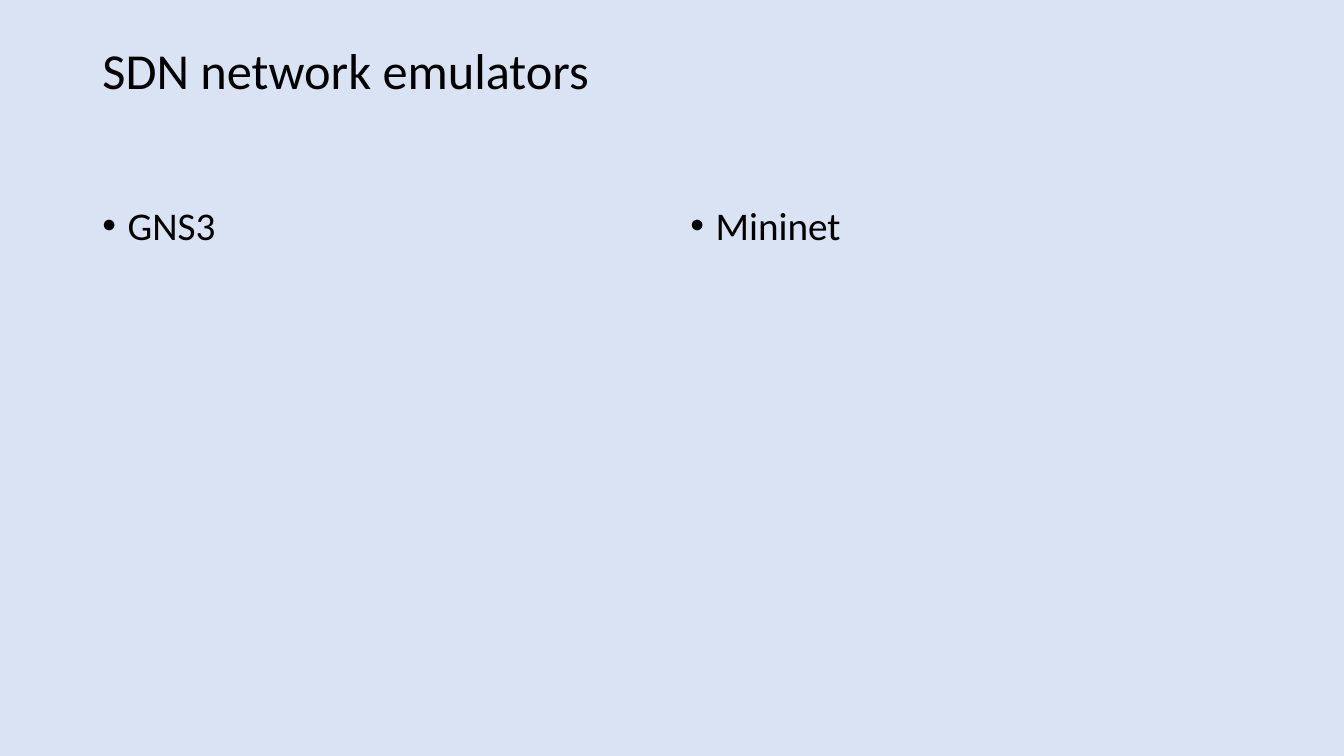
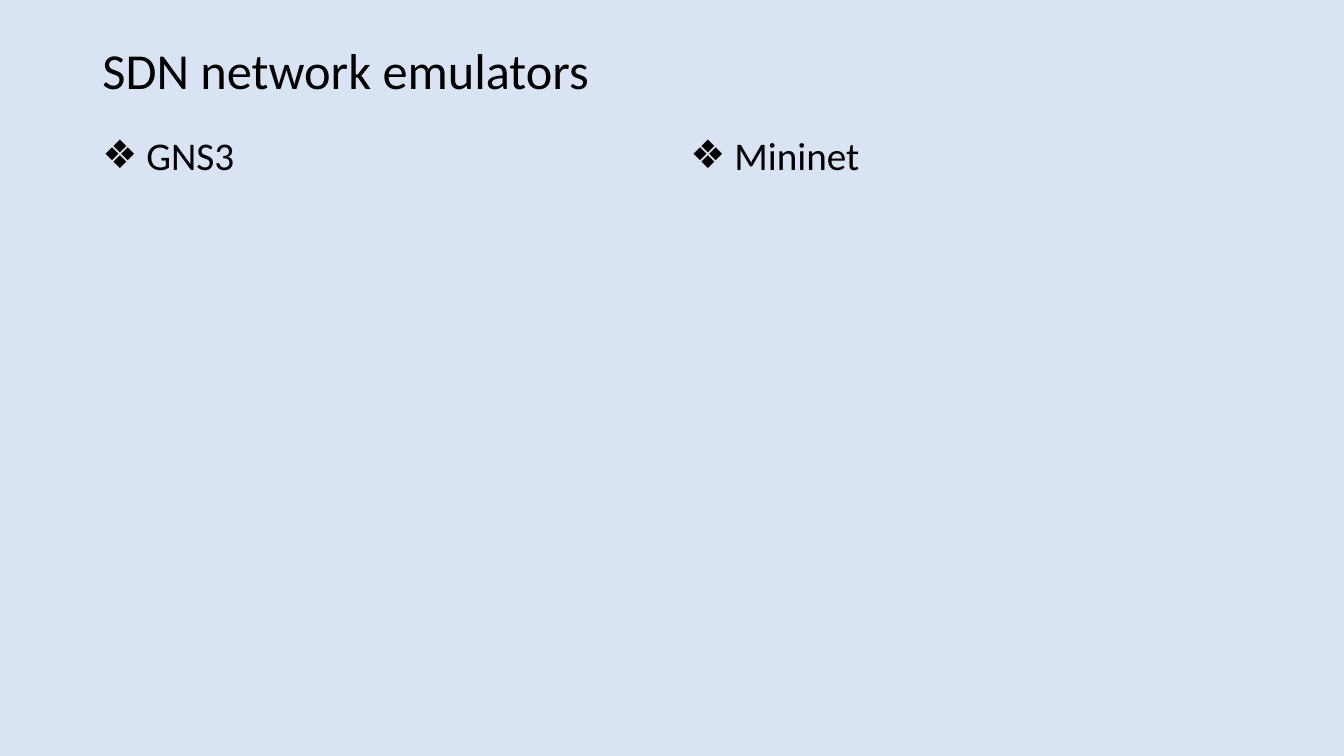
Before and after one commit to harshal-vaze/Software-Defined-Networking-with-ONOS, a slide deck: slide 12 of Thesis.pptx. Drawn at 1344x756 pixels with LibreOffice and Linux fonts; fonts in the diff are those of the drawing. Boxes give left, top, right and bottom in pixels: in the first picture for what was removed or moved away, otherwise in the second. Text is boxed around its words. In the diff, an @@ line names an element or a change of style, - is before the commit and + after.

```diff
--- a/Thesis.pptx
+++ b/Thesis.pptx
@@ text "GNS3": place and size @@
-text "GNS3" at (128, 214, 216, 241)
+text "GNS3" at (146, 144, 234, 171)
@@ text "GNS3" at (146, 144, 234, 171): bullet • to ❖ @@
@@ text "Mininet" at (734, 143, 859, 171): bullet • to ❖ @@
@@ text "Mininet": place and size @@
-text "Mininet" at (716, 213, 841, 241)
+text "Mininet" at (734, 143, 859, 171)
```
Also in this commit, not shown: 6 other slides changed, 1 slide added, 35 slides removed, 6 other files.
